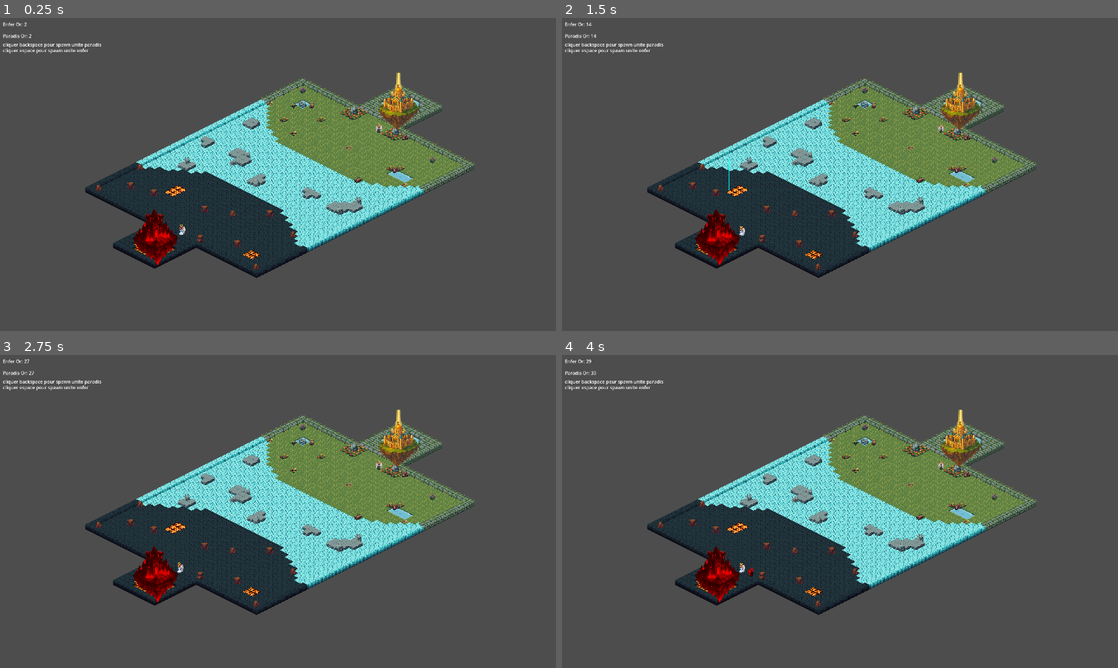
Above: before the commit, frames 1-4 (two rows, left to right).
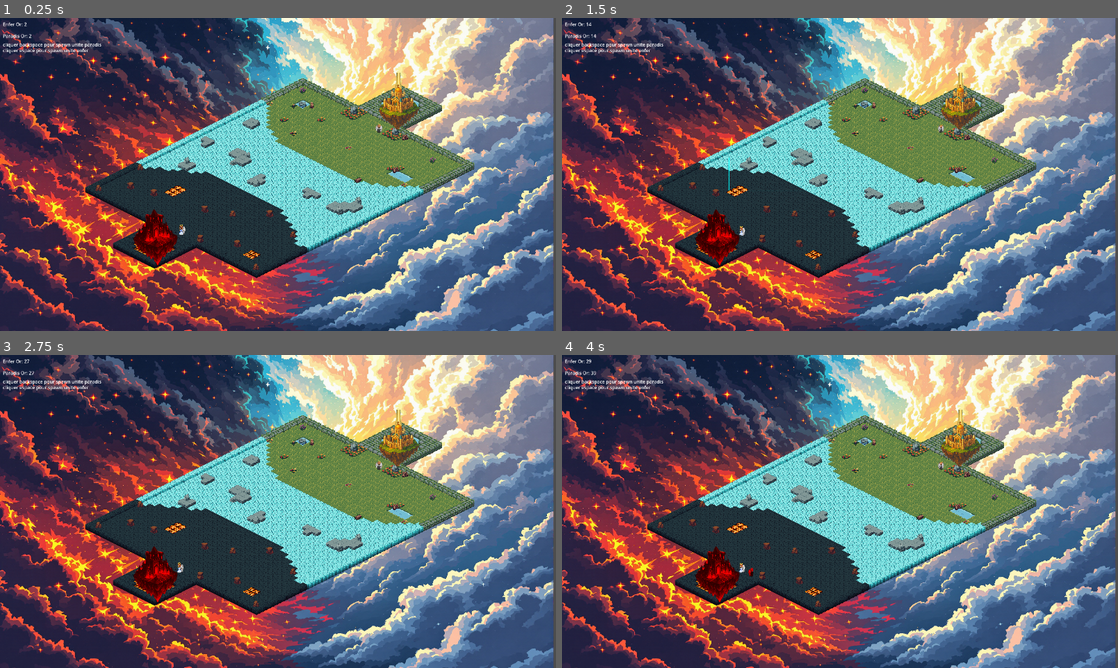
Above: after the commit, the same moments.

Repository: CorbeauBaptiste/Skyrage
Game: Godot game, scene res://world.tscn
The game is run twice, just before and just after one commit, with the same random seed, the same clock (stepped at 60 frames per second) and the same inputs.
Inputs (mouse positions are in pixels of both pictures, inside the frame that each line leads up to):
- Up to frame 1 (0.25 s): no input
- Up to frame 2 (1.5 s): tap Enter at 0.5 s; move the mouse to (962, 158) at 0.52 s; right-click (962, 158) at 0.6 s; click (962, 158) at 0.67 s; tap Space at 0.77 s; drag from (728, 190) to (956, 93) at 1.27 s
- Up to frame 3 (2.75 s): move the mouse to (333, 442) at 2.02 s; right-click (333, 442) at 2.1 s; click (333, 442) at 2.17 s
- Up to frame 4 (4 s): drag from (812, 574) to (940, 464) at 2.77 s; move the mouse to (1006, 558) at 3.52 s; right-click (1006, 558) at 3.6 s; click (1006, 558) at 3.67 s; tap Space at 3.77 s

The runs differ from the first frame. In frame 1, 73% of the frame differs, in the area x 0-100%, y 0-100%; in frame 2, 73%; in frame 3, 73%; in frame 4, 73%.

Commit message:
add Background

Diff:
--- a/world.tscn
+++ b/world.tscn
@@ -1,13 +1,14 @@
-[gd_scene load_steps=22 format=4 uid="uid://ce10vc07drsvy"]
+[gd_scene load_steps=23 format=4 uid="uid://ce10vc07drsvy"]
 
 [ext_resource type="Script" uid="uid://c2mnuwq4bhrjw" path="res://world/world.gd" id="1_aqk2v"]
 [ext_resource type="PackedScene" uid="uid://bl7go3g78ckpo" path="res://unit/unit_enfer/ange_dechu/ange_dechu.tscn" id="3_tlwt5"]
+[ext_resource type="Texture2D" uid="uid://c6ukm871o63yr" path="res://Backgrounds/background.jpg" id="3_wse8f"]
 [ext_resource type="Texture2D" uid="uid://dn72l6havsj05" path="res://base/assets/map_sprite/spritesheet.png" id="4_pkg7o"]
-[ext_resource type="Texture2D" uid="uid://m4vl5vbu0vwm" path="res://base/BaseEnfer.png" id="5_dwbse"]
-[ext_resource type="Script" uid="uid://bdnrhxa45axyp" path="res://base/scritps/BaseEnfer.gd" id="5_gbfbk"]
+[ext_resource type="Texture2D" uid="uid://cadlgdspwab8g" path="res://base/BaseEnfer.png" id="5_dwbse"]
+[ext_resource type="Script" uid="uid://chql3j6sktae3" path="res://base/scritps/BaseEnfer.gd" id="5_gbfbk"]
 [ext_resource type="Texture2D" uid="uid://kpqj2xxml7ge" path="res://base/assets/map_sprite/iso_tile_export.png" id="6_ioo17"]
-[ext_resource type="Texture2D" uid="uid://d3nxnu1ywayrc" path="res://base/BaseParadis.png" id="6_pkg7o"]
-[ext_resource type="Script" uid="uid://bhpxx8e3ub6vm" path="res://base/scritps/BaseParadis.gd" id="7_ioo17"]
+[ext_resource type="Texture2D" uid="uid://bcwj8iudpjit6" path="res://base/BaseParadis.png" id="6_pkg7o"]
+[ext_resource type="Script" uid="uid://bgvtiwxlsuqdd" path="res://base/scritps/BaseParadis.gd" id="7_ioo17"]
 [ext_resource type="PackedScene" uid="uid://87hem040vnrn" path="res://unit/unit_paradis/ange/ange.tscn" id="8_gbfbk"]
 
 [sub_resource type="TileSetAtlasSource" id="TileSetAtlasSource_fj7yv"]
@@ -1926,6 +1927,11 @@
 tile_set = SubResource("TileSet_fj7yv")
 format = 2
 
+[node name="Background" type="Sprite2D" parent="TileMap"]
+position = Vector2(928, 496)
+scale = Vector2(0.830659, 0.740513)
+texture = ExtResource("3_wse8f")
+
 [node name="Sol" type="TileMapLayer" parent="TileMap"]
 position = Vector2(966, 569)
 tile_map_data = PackedByteArray("AAD7/+D/AwABAAoAAAD9/+D/AwABAAoAAAD8/+D/AwABAAoAAAD6/+H/AwAFAAoAAAD7/+H/AwABAAoAAAD8/+ …(30336 unchanged characters)…
Binary file added: Backgrounds/background.jpg
Binary file removed: Backgrounds/ciel.jpg
Not shown, removed: Backgrounds/ciel.jpg.import
